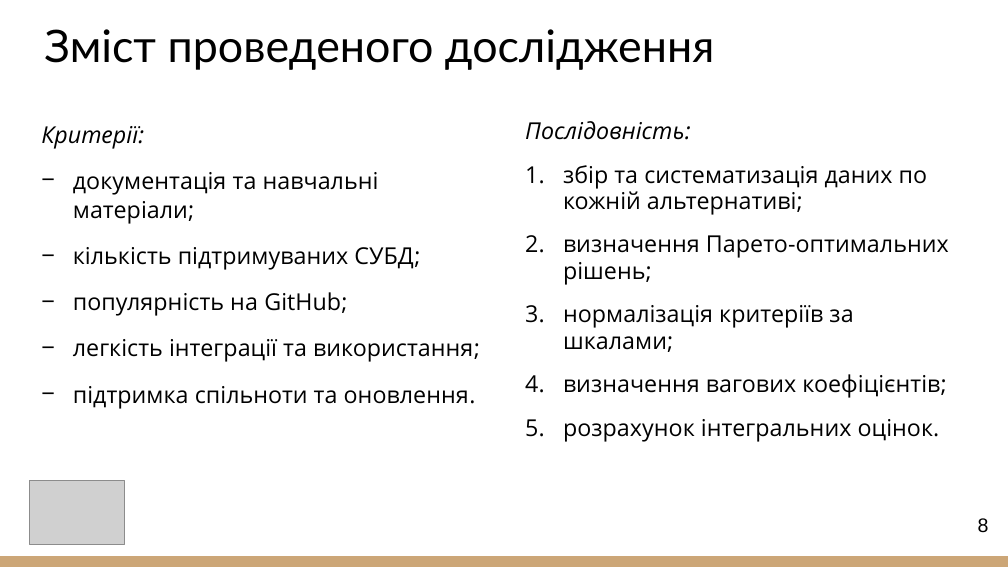
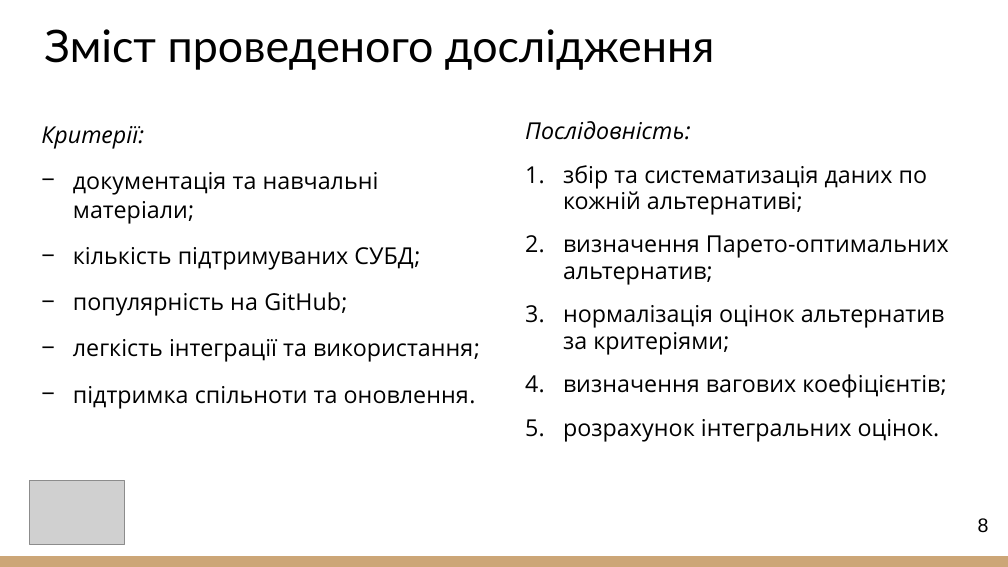
Before and after one commit to yahn1ukov/go-orm-sql-efficiency, a slide deck: slide 8 of 2025_М_ПІ_ІПЗм-23-2_Ягнюков_А_Ю.pptx. Drawn at 1008x567 pixels with LibreOffice and Linux fonts; fonts in the diff are those of the drawing; grey boxes stand for pictures. Boxes give left, top, right and bottom in pixels: in the first picture for what was removed or moved away, otherwise in the second. Text is boxed around its words. In the diff, an @@ line names an element or a change of style, - is before the commit and + after.

```diff
--- a/2025_М_ПІ_ІПЗм-23-2_Ягнюков_А_Ю.pptx
+++ b/2025_М_ПІ_ІПЗм-23-2_Ягнюков_А_Ю.pptx
@@ text at bbox=[563, 235, 949, 355]: text changed @@
-2. визначення Парето-оптимальних рішень;
-3. нормалізація критеріїв за шкалами;
+2. визначення Парето-оптимальних альтернатив;
+3. нормалізація оцінок альтернатив за критеріями;
```
Also in this commit, not shown: 7 other slides changed.
